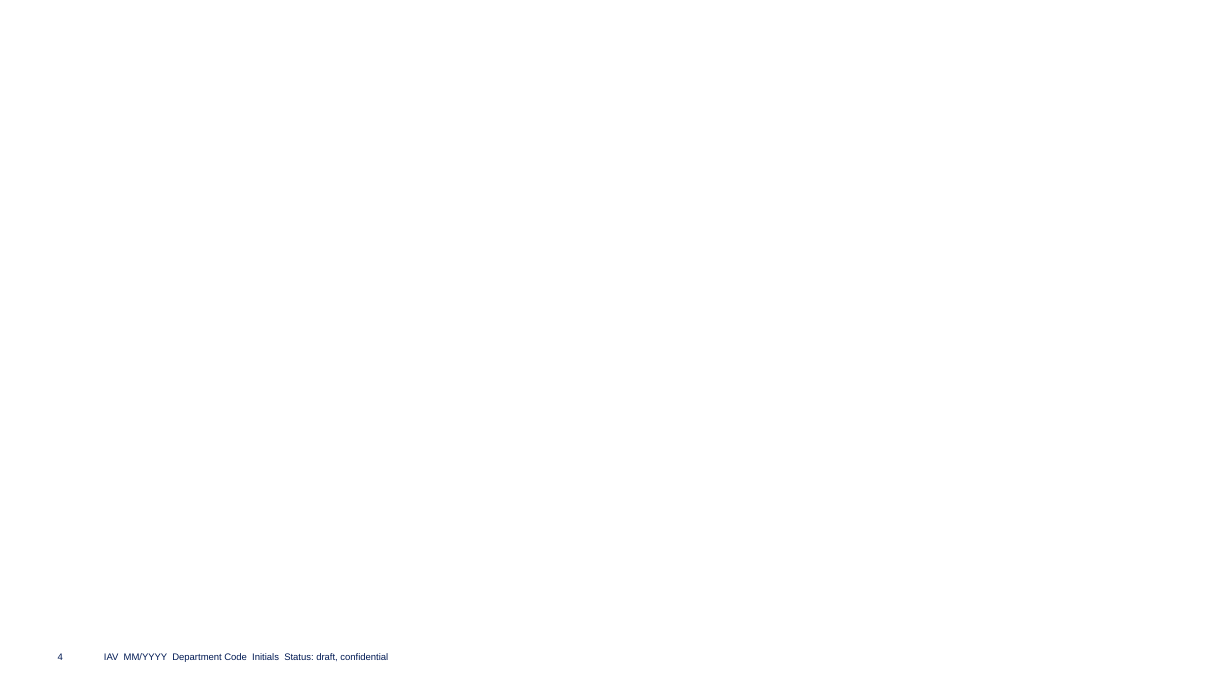
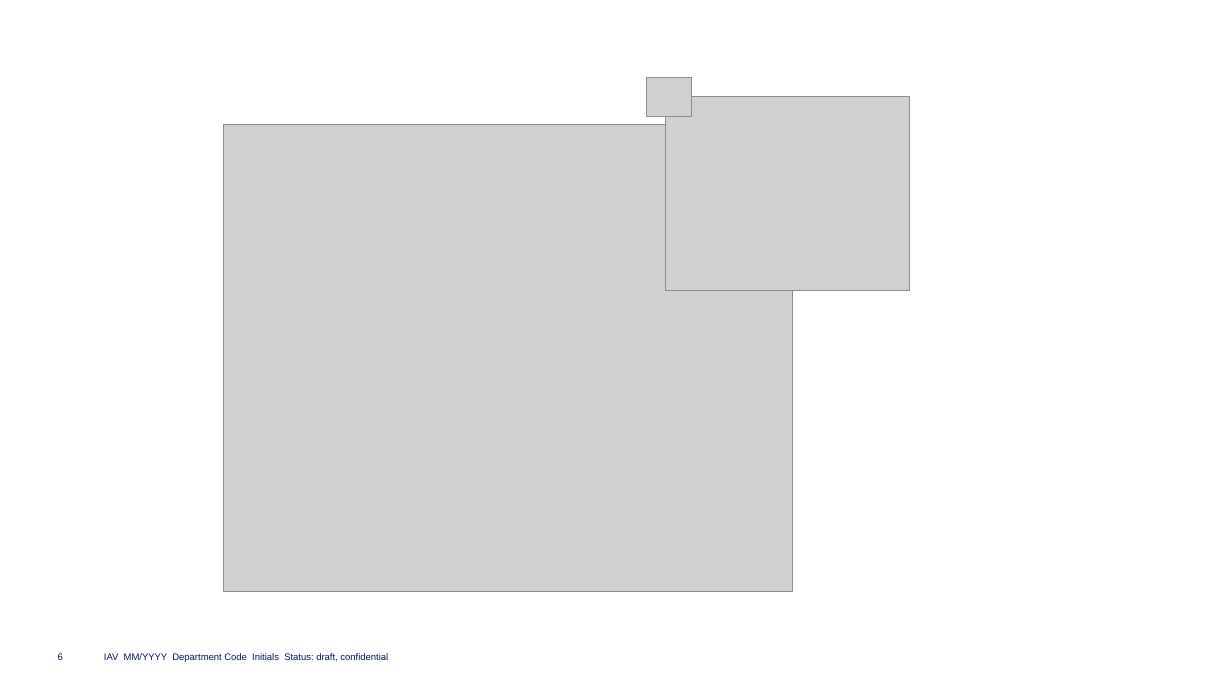
Before and after one commit to Eclipse-SDV-Hackathon-Accenture/HackTheCar_CaffeeDriver, a slide deck: slide 6 of assets/GuardianAngle.pptx (slide 4 before the commit). Drawn at 1232x693 pixels with LibreOffice and Linux fonts; fonts in the diff are those of the drawing; grey boxes stand for pictures; background and template pictures are left out. Boxes give left, top, right and bottom in pixels: in the first picture for what was removed or moved away, otherwise in the second. Text is boxed around its words. In the diff, an @@ line names an element or a change of style, - is before the commit and + after.

```diff
--- a/assets/GuardianAngle.pptx
+++ b/assets/GuardianAngle.pptx
@@ picture added at (x1=646, y1=77, x2=691, y2=117) @@
@@ picture added at (x1=666, y1=97, x2=910, y2=290) @@
@@ picture added at (x1=223, y1=124, x2=792, y2=591) @@
@@ page number at (x1=58, y1=653, x2=63, y2=660): text changed @@
-4
+6
```
Also in this commit, not shown: 2 other slides changed, 2 slides added, 10 other files.
